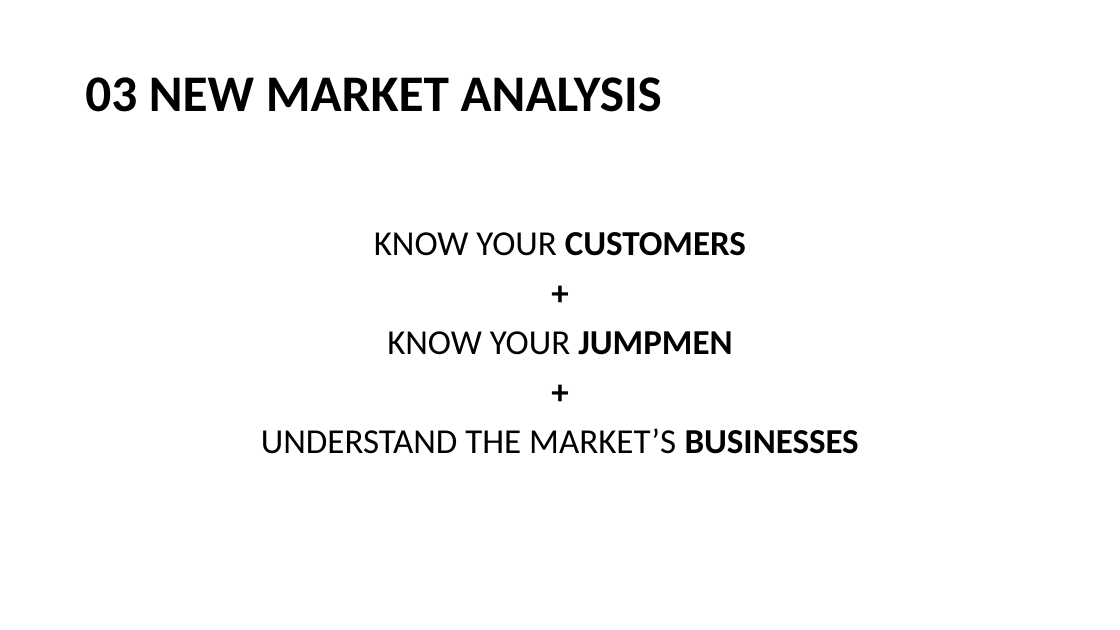
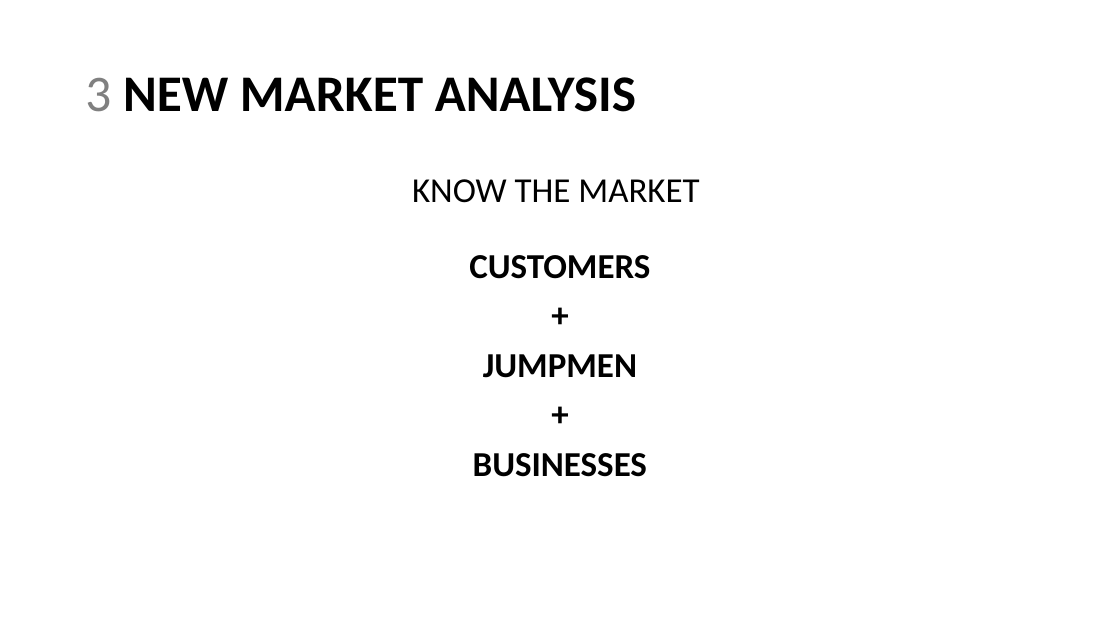
Before and after one commit to sstarkjr/PM_MarketAnalysis, a slide deck: slide 5 of Stephen_Stark_Analysis.pptx. Drawn at 1120x630 pixels with LibreOffice and Linux fonts; fonts in the diff are those of the drawing. Boxes give left, top, right and bottom in pixels: in the first picture for what was removed or moved away, otherwise in the second. Text is boxed around its words. In the diff, an @@ line names an element or a change of style, - is before the commit and + after.

```diff
--- a/Stephen_Stark_Analysis.pptx
+++ b/Stephen_Stark_Analysis.pptx
@@ title at [85, 77, 636, 112]: text changed @@
-03 NEW MARKET ANALYSIS
+3 NEW MARKET ANALYSIS
@@ text at [412, 179, 699, 279]: text changed; bold off @@
-KNOW YOUR CUSTOMERS
+KNOW THE MARKET
+CUSTOMERS
@@ text at [483, 354, 637, 378]: text changed; bold on @@
-KNOW YOUR JUMPMEN
+JUMPMEN
@@ text at [473, 453, 647, 477]: text changed; bold on @@
-UNDERSTAND THE MARKET’S BUSINESSES
+BUSINESSES
```
Also in this commit, not shown: 12 other slides changed, 3 slides added, 3 slides removed, 8 other files.
